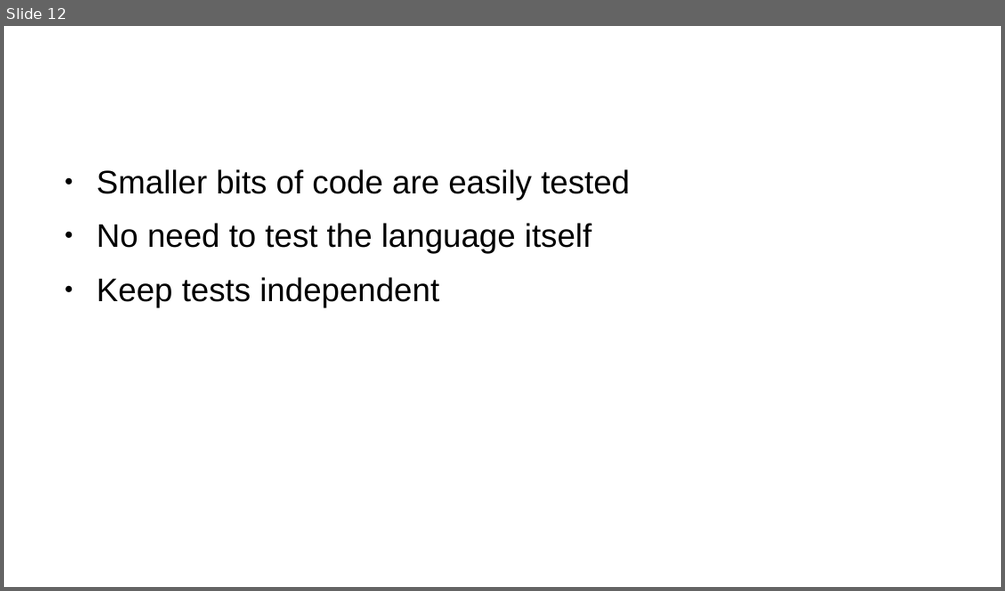
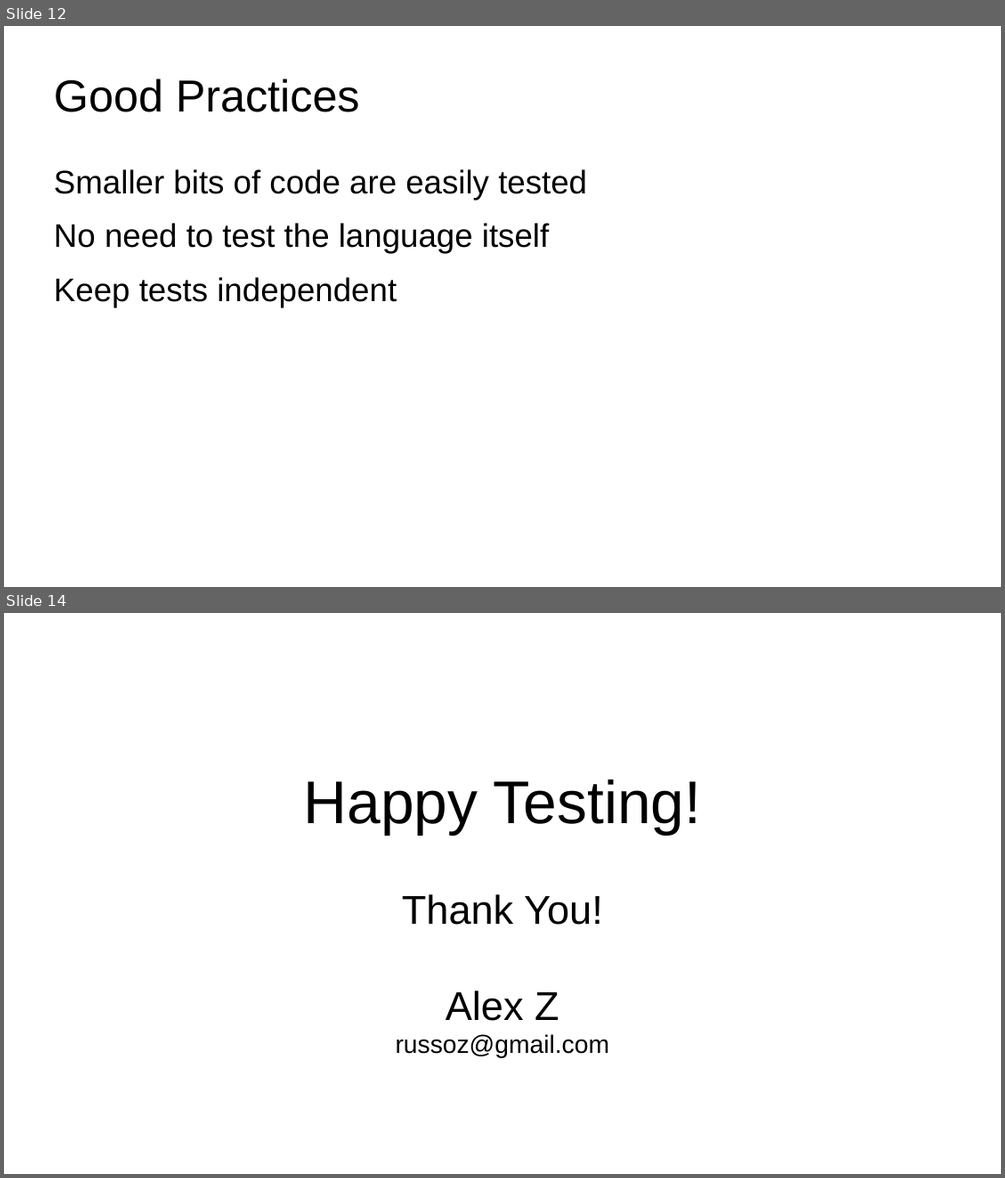
Before and after one commit to russoz/aklpug-testing-python-code, a slide deck: aklpug-testing-python.odp. Shown one above the other, each under a label of ours: slide 12 before the commit, slides 12 and 14 after it; the slides between them are not shown. The pictures are 1005x591 and 1005x1178 pixels, drawn with LibreOffice and Linux fonts; fonts in the diff are those of the drawing; background and template pictures are left out. Boxes give left, top, right and bottom in pixels: in the first picture for what was removed or moved away, otherwise in the second. Text is boxed around its words. In the diff, an @@ line names an element or a change of style, - is before the commit and + after.

```diff
--- a/aklpug-testing-python.odp
+++ b/aklpug-testing-python.odp
@@ slide 14 added at [4, 613, 1001, 1174], background #FFFFFF @@
@@ subtitle added at [304, 779, 701, 1058], 20 pt, text #000000 @@
+Happy Testing!
+Thank You!
+Alex Z
+russoz@gmail.com
@@ slide 12 changed as well @@
@@ title "Good Practices" at [54, 79, 360, 112]: text colour #FFFFFF to #000000 @@
@@ text "Smaller bits of code are ..." at [54, 169, 587, 307]: bullet ● to none @@
```
Also in this commit, not shown: 7 other slides changed, 5 other slides added, 4 slides removed, 4 other files.
